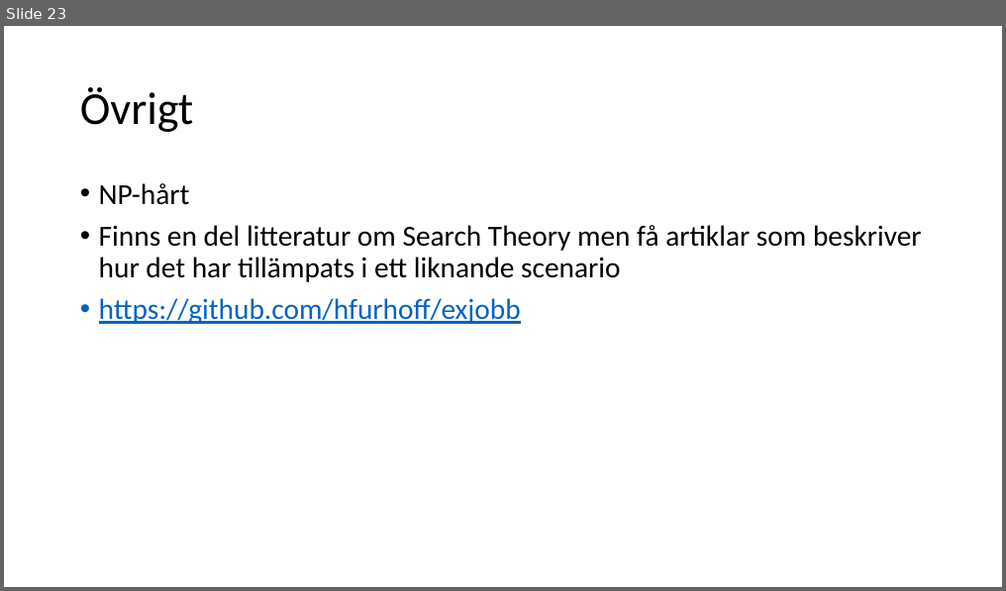
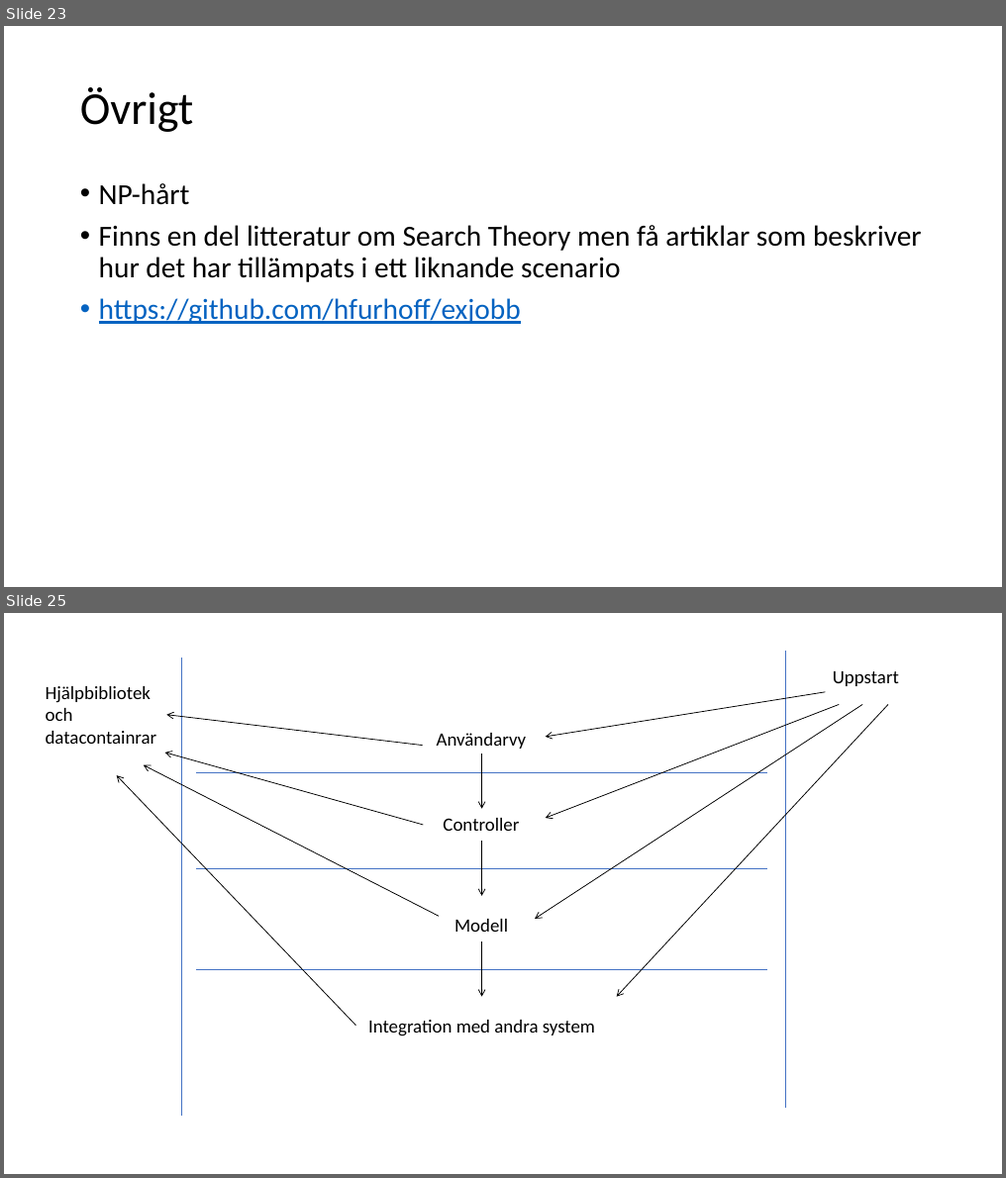
Before and after one commit to hfurhoff/exjobb, a slide deck: uml/motala.pptx. Shown one above the other, each under a label of ours: slide 23 before the commit, slides 23 and 25 after it; the slides between them are not shown. The pictures are 1006x591 and 1006x1178 pixels, drawn with LibreOffice and Linux fonts; fonts in the diff are those of the drawing. Boxes give left, top, right and bottom in pixels: in the first picture for what was removed or moved away, otherwise in the second. Text is boxed around its words. In the diff, an @@ line names an element or a change of style, - is before the commit and + after.

```diff
--- a/uml/motala.pptx
+++ b/uml/motala.pptx
@@ slide 25 added at (x1=4, y1=613, x2=1002, y2=1174), background #FFFFFF @@
@@ line added from (181, 658) to (181, 1116), #4472C4 0.5 pt @@
@@ line added from (785, 651) to (785, 1109), #4472C4 0.5 pt @@
@@ text added at (x1=833, y1=671, x2=899, y2=686), 18 pt, text #000000 @@
+Uppstart
@@ text added at (x1=46, y1=686, x2=157, y2=744), 18 pt, text #000000 @@
+Hjälpbibliotek och datacontainrar
@@ arrow added from (826, 692) to (546, 737), #000000 0.75 pt @@
@@ arrow added from (423, 746) to (166, 715), #000000 0.75 pt @@
@@ arrow added from (862, 704) to (535, 919), #000000 0.75 pt @@
@@ arrow added from (839, 704) to (546, 818), #000000 0.75 pt @@
@@ arrow added from (888, 704) to (617, 997), #000000 0.75 pt @@
@@ arrow added from (423, 825) to (165, 753), #000000 0.75 pt @@
@@ text added at (x1=437, y1=733, x2=527, y2=749), 18 pt, text #000000 @@
+Användarvy
@@ arrow added from (481, 754) to (481, 808), #000000 0.75 pt @@
@@ arrow added from (355, 1026) to (116, 775), #000000 0.75 pt @@
@@ arrow added from (439, 916) to (144, 765), #000000 0.75 pt @@
@@ line added from (196, 772) to (767, 772), #4472C4 0.5 pt @@
@@ text added at (x1=443, y1=818, x2=519, y2=831), 18 pt, text #000000 @@
+Controller
@@ arrow added from (481, 842) to (481, 896), #000000 0.75 pt @@
@@ line added from (196, 868) to (767, 868), #4472C4 0.5 pt @@
@@ text added at (x1=454, y1=919, x2=508, y2=932), 18 pt, text #000000 @@
+Modell
@@ arrow added from (481, 942) to (481, 997), #000000 0.75 pt @@
@@ line added from (196, 969) to (767, 969), #4472C4 0.5 pt @@
@@ text added at (x1=368, y1=1020, x2=595, y2=1037), 18 pt, text #000000 @@
+Integration med andra system
```
Also in this commit, not shown: 2 other slides added, 25 other files.
